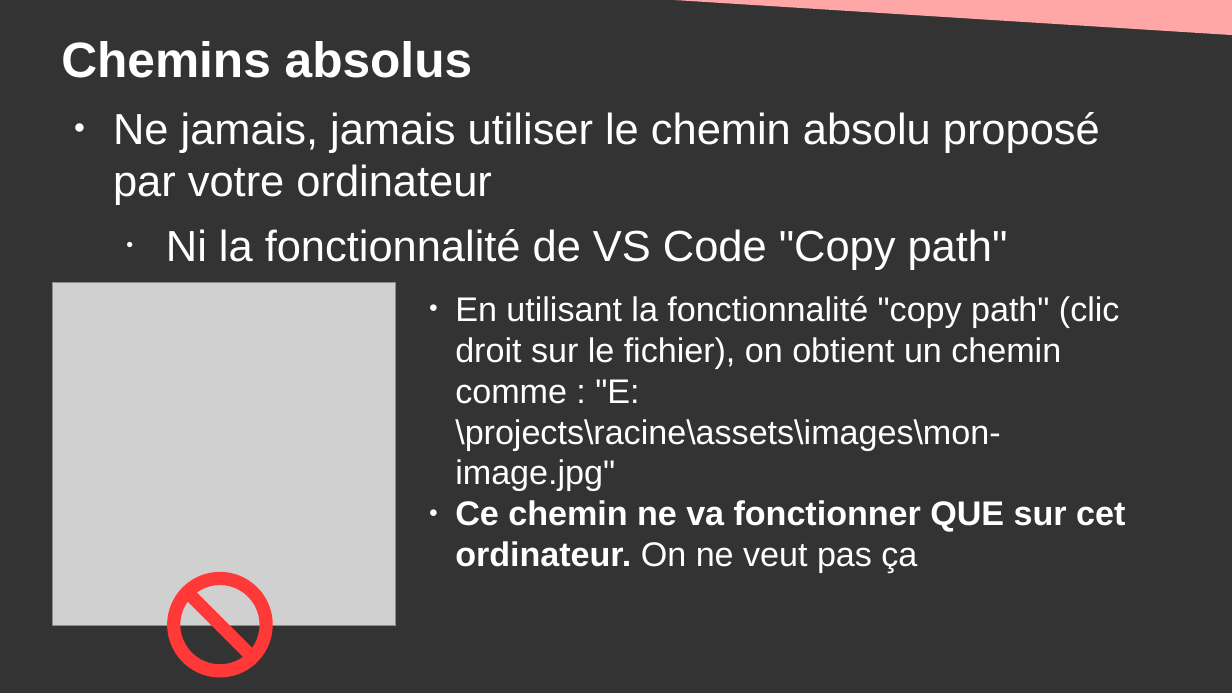
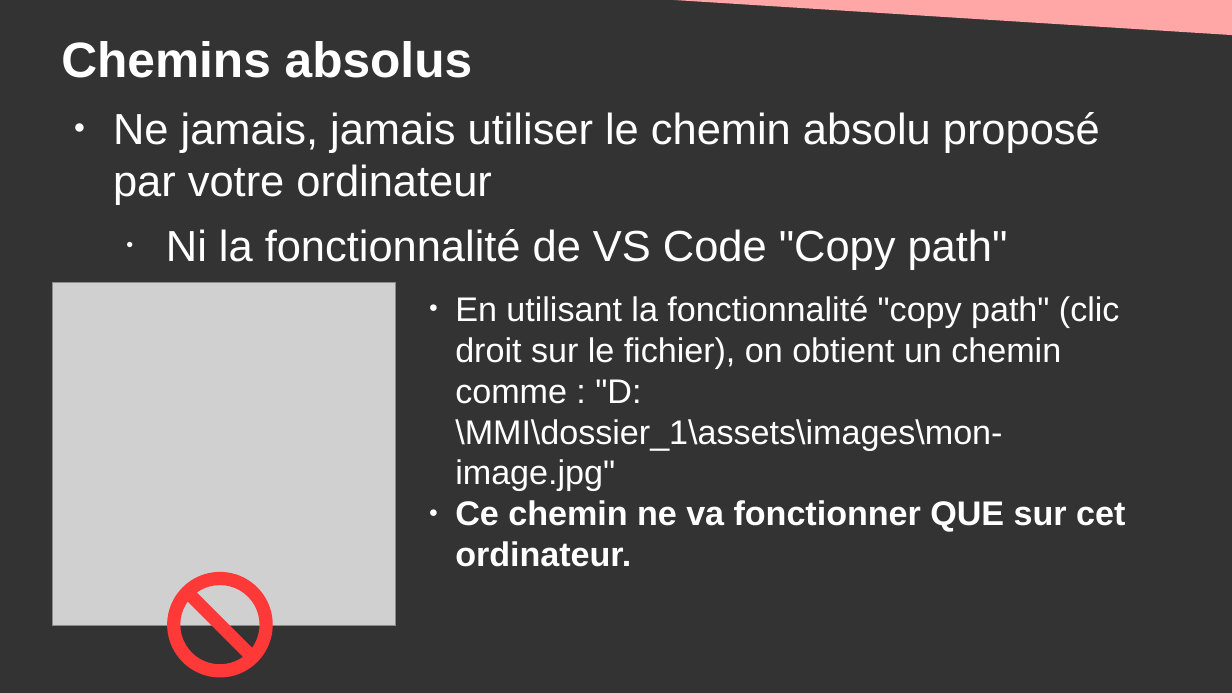
Before and after one commit to DanYellow/cours, a slide deck: slide 40 of integration-web-s1/travaux-pratiques/numero-1/presentation.odp (slide 39 before the commit). Drawn at 1232x693 pixels with LibreOffice and Linux fonts; fonts in the diff are those of the drawing; grey boxes stand for pictures. Boxes give left, top, right and bottom in pixels: in the first picture for what was removed or moved away, otherwise in the second. Text is boxed around its words. In the diff, an @@ line names an element or a change of style, - is before the commit and + after.

```diff
--- a/integration-web-s1/travaux-pratiques/numero-1/presentation.odp
+++ b/integration-web-s1/travaux-pratiques/numero-1/presentation.odp
@@ text at <box>455,296,1125,567</box>: text changed @@
-● En utilisant la fonctionnalité "copy path" (clic droit sur le fichier), on obtient un chemin comme : "E:\projects\racine\assets\images\mon-image.jpg"
-● Ce chemin ne va fonctionner QUE sur cet ordinateur. On ne veut pas ça
+● En utilisant la fonctionnalité "copy path" (clic droit sur le fichier), on obtient un chemin comme : "D:\MMI\dossier_1\assets\images\mon-image.jpg"
+● Ce chemin ne va fonctionner QUE sur cet ordinateur.
```
Also in this commit, not shown: 19 other slides changed, 1 slide added, 6 other files.
